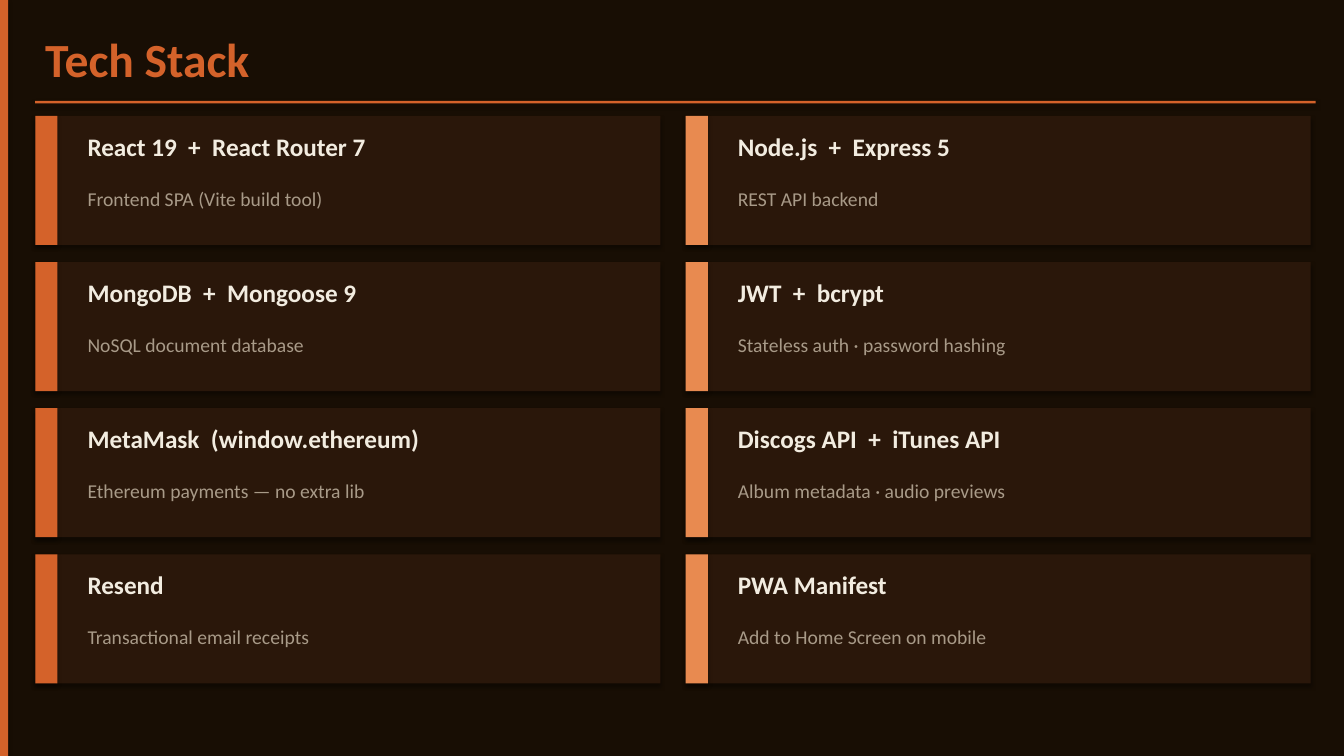
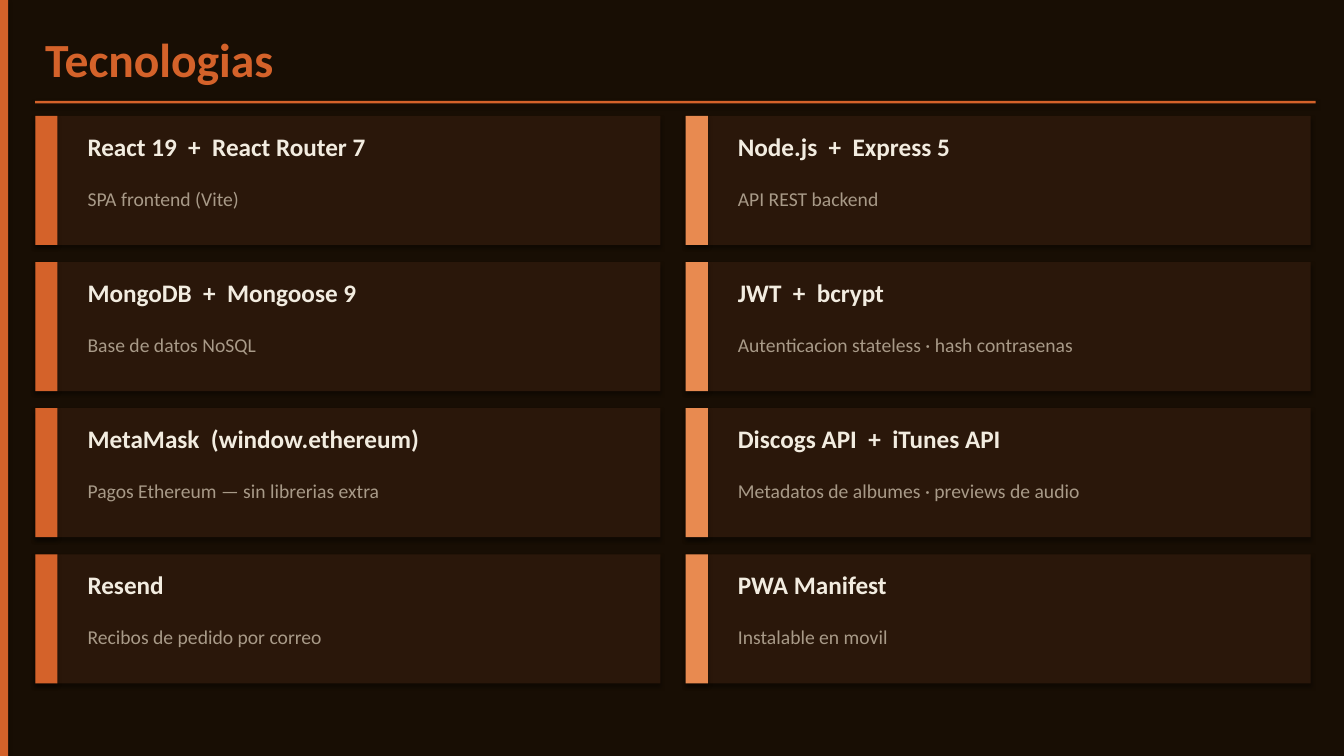
Before and after one commit to Castor909/projecte-intermodular, a slide deck: slide 3 of docs/VinylEth_Presentation.pptx. Drawn at 1344x756 pixels with LibreOffice and Linux fonts; fonts in the diff are those of the drawing. Boxes give left, top, right and bottom in pixels: in the first picture for what was removed or moved away, otherwise in the second. Text is boxed around its words. In the diff, an @@ line names an element or a change of style, - is before the commit and + after.

Commit message:
fix: update presentation text to Spanish for final project report

```diff
--- a/docs/VinylEth_Presentation.pptx
+++ b/docs/VinylEth_Presentation.pptx
@@ text at (x1=45, y1=43, x2=273, y2=85): text changed @@
-Tech Stack
+Tecnologias
@@ text at (x1=88, y1=192, x2=239, y2=209): text changed @@
-Frontend SPA (Vite build tool)
+SPA frontend (Vite)
@@ text at (x1=738, y1=192, x2=879, y2=206): text changed @@
-REST API backend
+API REST backend
@@ text at (x1=88, y1=338, x2=255, y2=355): text changed @@
-NoSQL document database
+Base de datos NoSQL
@@ text at (x1=738, y1=338, x2=1073, y2=352): text changed @@
-Stateless auth · password hashing
+Autenticacion stateless · hash contrasenas
@@ text at (x1=88, y1=484, x2=379, y2=502): text changed @@
-Ethereum payments — no extra lib
+Pagos Ethereum — sin librerias extra
@@ text at (x1=738, y1=484, x2=1080, y2=501): text changed @@
-Album metadata · audio previews
+Metadatos de albumes · previews de audio
@@ text at (x1=88, y1=630, x2=322, y2=647): text changed @@
-Transactional email receipts
+Recibos de pedido por correo
@@ text at (x1=738, y1=630, x2=888, y2=644): text changed @@
-Add to Home Screen on mobile
+Instalable en movil
```
Also in this commit, not shown: 9 other slides changed, 2 slides added, 2 slides removed, 1 other file.
